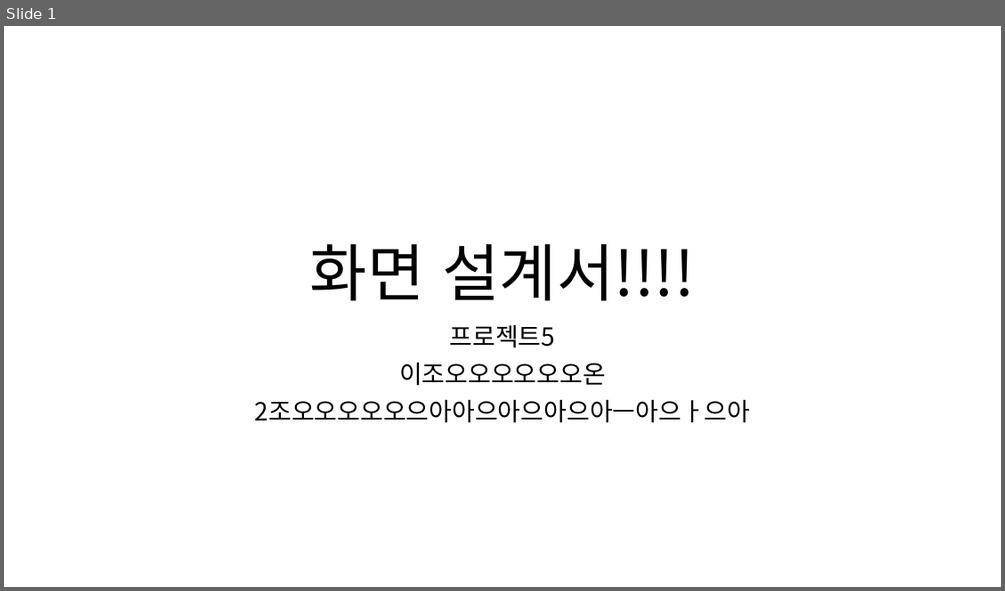
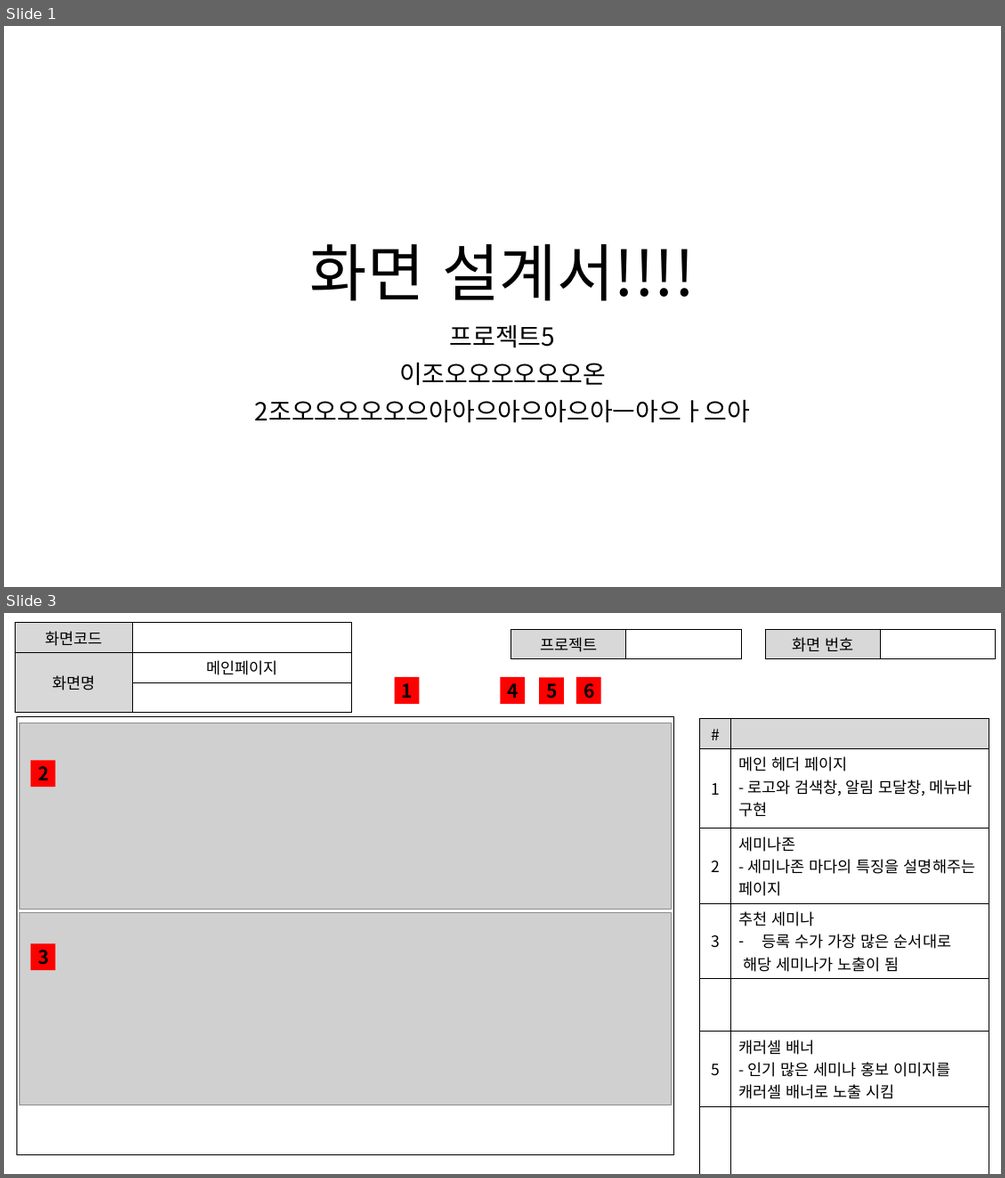
Before and after one commit to ezenteam2/e-Zone, a slide deck: 0 발표용 파워포인트/project05 - 파워포인트 종합 - 기범.pptx. Shown one above the other, each under a label of ours: slide 1 before the commit, slides 1 and 3 after it; the slides between them are not shown. The pictures are 1005x591 and 1005x1178 pixels, drawn with LibreOffice and Linux fonts; fonts in the diff are those of the drawing; grey boxes stand for pictures. Boxes give left, top, right and bottom in pixels: in the first picture for what was removed or moved away, otherwise in the second. Text is boxed around its words. In the diff, an @@ line names an element or a change of style, - is before the commit and + after.

Commit message:
화면 설계 진행중 - 기범

```diff
--- a/0 발표용 파워포인트/project05 - 파워포인트 종합 - 기범.pptx
+++ b/0 발표용 파워포인트/project05 - 파워포인트 종합 - 기범.pptx
@@ slide 3 added at (x1=4, y1=613, x2=1001, y2=1174), background #FFFFFF @@
@@ table added at (x1=15, y1=623, x2=352, y2=701), 3 rows, 2 columns @@
+화면코드 | 
+화면명 | 메인페이지
+ | 
@@ table added at (x1=511, y1=629, x2=741, y2=656), 1 rows, 2 columns @@
+프로젝트 | 
@@ table added at (x1=765, y1=629, x2=995, y2=656), 1 rows, 2 columns @@
+화면 번호 | 
@@ rectangle added at (x1=395, y1=677, x2=419, y2=704), fill #FF0000, 18 pt, text #000000, bold @@
+1
@@ rectangle added at (x1=501, y1=677, x2=526, y2=704), fill #FF0000, 18 pt, text #000000, bold @@
+4
@@ rectangle added at (x1=540, y1=677, x2=564, y2=704), fill #FF0000, 18 pt, text #000000, bold @@
+5
@@ rectangle added at (x1=576, y1=677, x2=600, y2=704), fill #FF0000, 18 pt, text #000000, bold @@
+6
@@ rectangle added at (x1=16, y1=717, x2=673, y2=1154), fill #FFFFFF, outline #000000 1 pt @@
@@ table added at (x1=700, y1=718, x2=989, y2=1144), 7 rows, 2 columns @@
+# | 
+1 | 메인 헤더 페이지 / - 로고와 검색창, 알림 모달창, 메뉴바 구현
+2 | 세미나존 / - 세미나존 마다의 특징을 설명해주는 페이지
+3 | 추천 세미나 / 등록 수가 가장 많은 순서대로 / 해당 세미나가 노출이 됨
+ | 
+5 | 캐러셀 배너 / - 인기 많은 세미나 홍보 이미지를 캐러셀 배너로 노출 시킴
+ | 
@@ picture added at (x1=20, y1=723, x2=671, y2=909) @@
@@ rectangle added at (x1=31, y1=761, x2=56, y2=787), fill #FF0000, 18 pt, text #000000, bold @@
+2
@@ picture added at (x1=20, y1=913, x2=671, y2=1104) @@
@@ rectangle added at (x1=31, y1=943, x2=56, y2=970), fill #FF0000, 18 pt, text #000000, bold @@
+3
```
Also in this commit, not shown: 5 other slides added, 1 other file.
